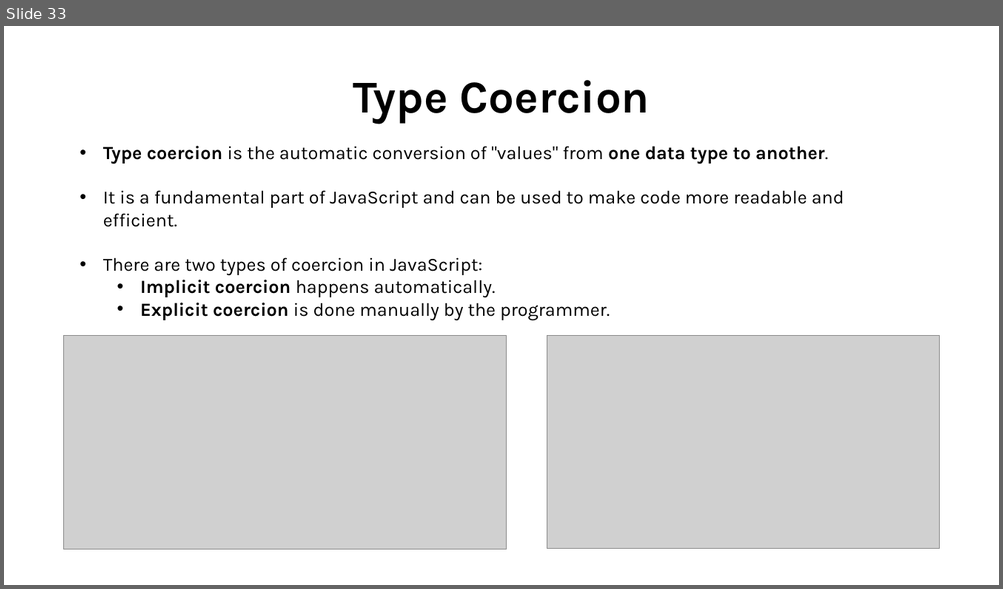
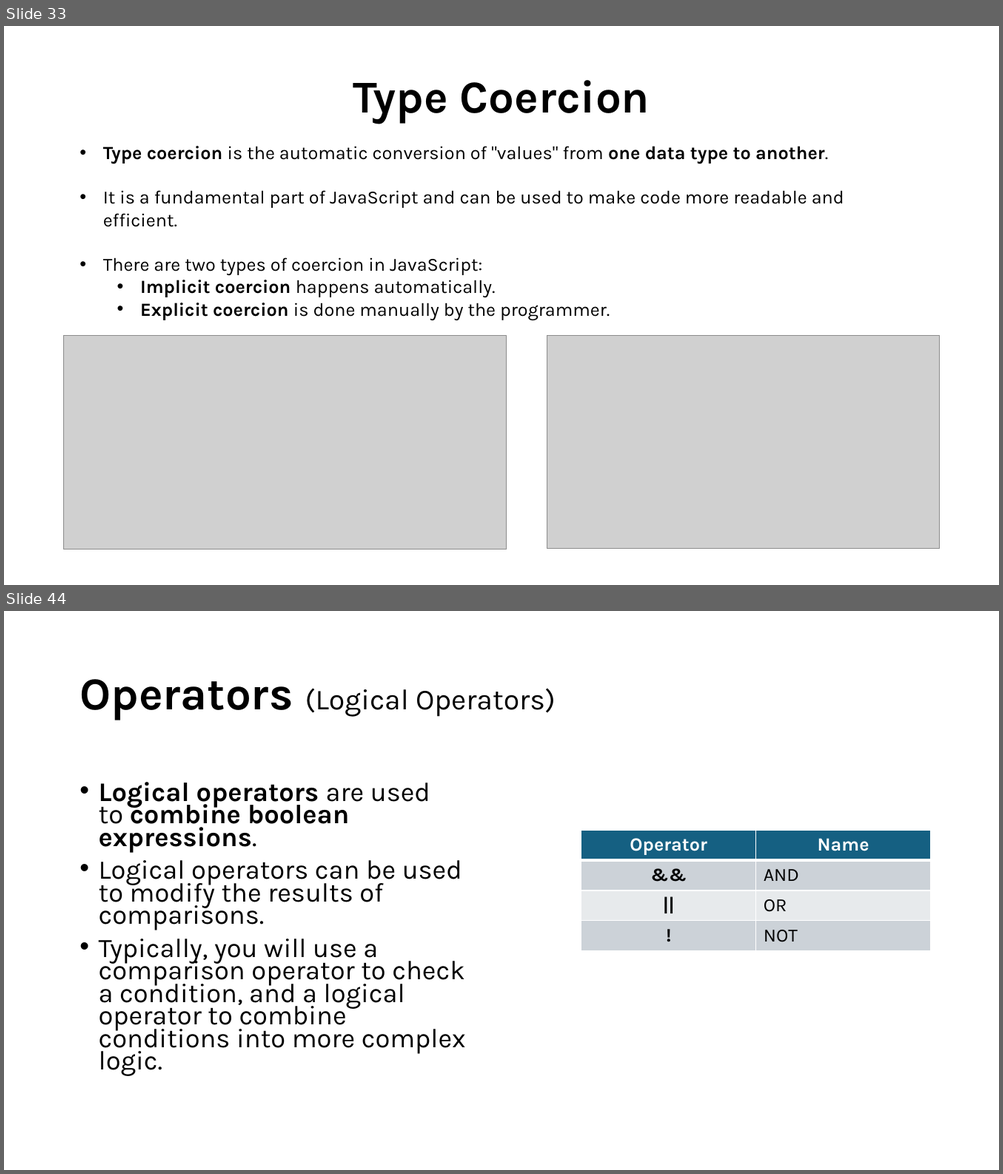
Before and after one commit to shubham-singh-12/Notes, a slide deck: JavaScript Course.pptx. Shown one above the other, each under a label of ours: slide 33 before the commit, slides 33 and 44 after it; the slides between them are not shown. The pictures are 1003x589 and 1003x1174 pixels, drawn with LibreOffice and Linux fonts; fonts in the diff are those of the drawing; grey boxes stand for pictures. Boxes give left, top, right and bottom in pixels: in the first picture for what was removed or moved away, otherwise in the second. Text is boxed around its words. In the diff, an @@ line names an element or a change of style, - is before the commit and + after.

```diff
--- a/JavaScript Course.pptx
+++ b/JavaScript Course.pptx
@@ slide 44 added at (x1=4, y1=611, x2=999, y2=1170), background #FFFFFF @@
@@ title added at (x1=79, y1=679, x2=555, y2=721), 28 pt, text #000000 @@
+Operators (Logical Operators)
@@ text added at (x1=99, y1=782, x2=466, y2=1076), 25.9 pt, text #000000 @@
+• Logical operators are used to combine boolean expressions.
+• Logical operators can be used to modify the results of comparisons.
+• Typically, you will use a comparison operator to check a condition, and a logical operator to combine conditions into more complex logic.
@@ table added at (x1=581, y1=830, x2=930, y2=951), 4 rows, 2 columns @@
+Operator | Name
+&& | AND
+|| | OR
+! | NOT
```
Also in this commit, not shown: 27 other slides added, 17 other files.
